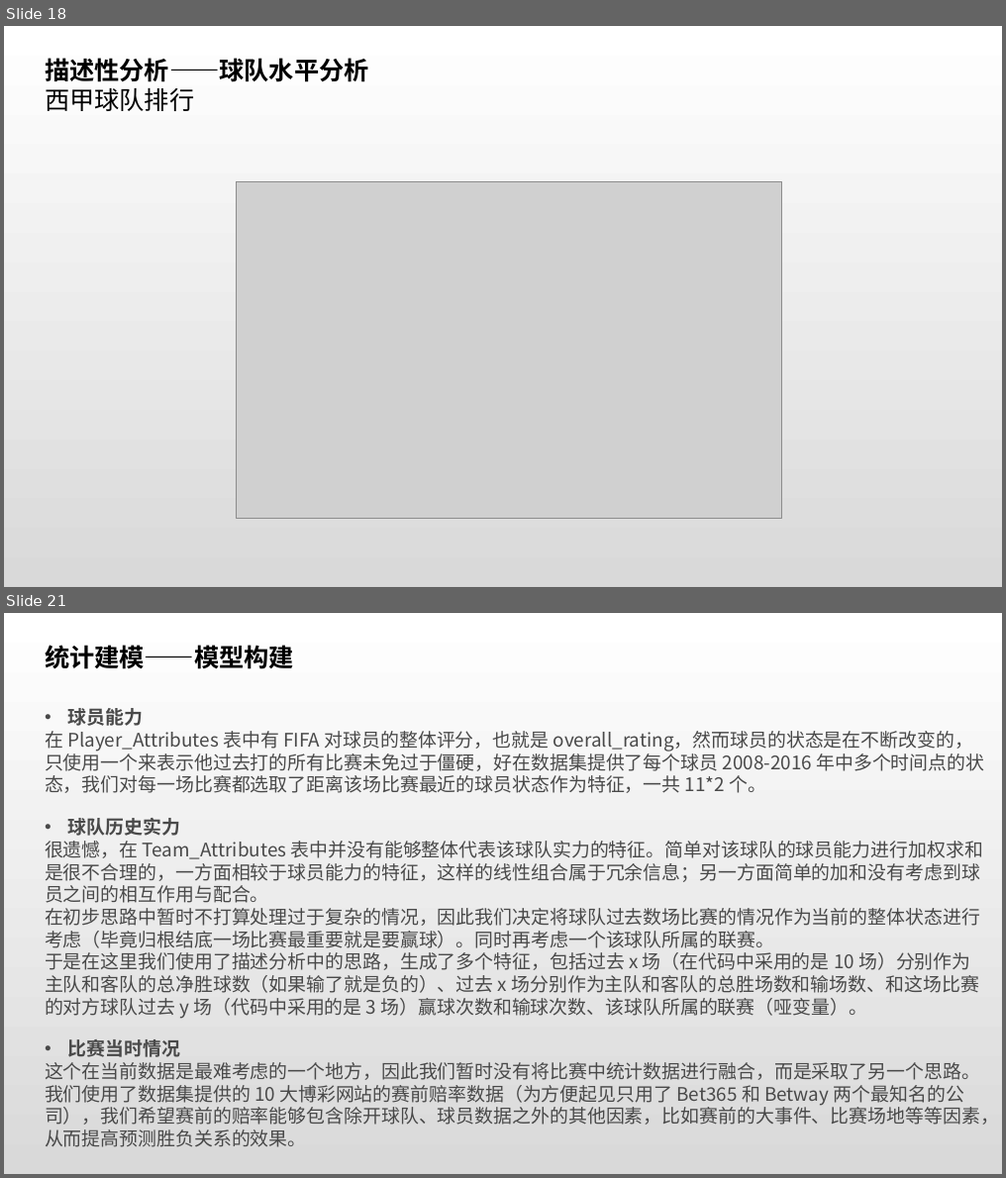
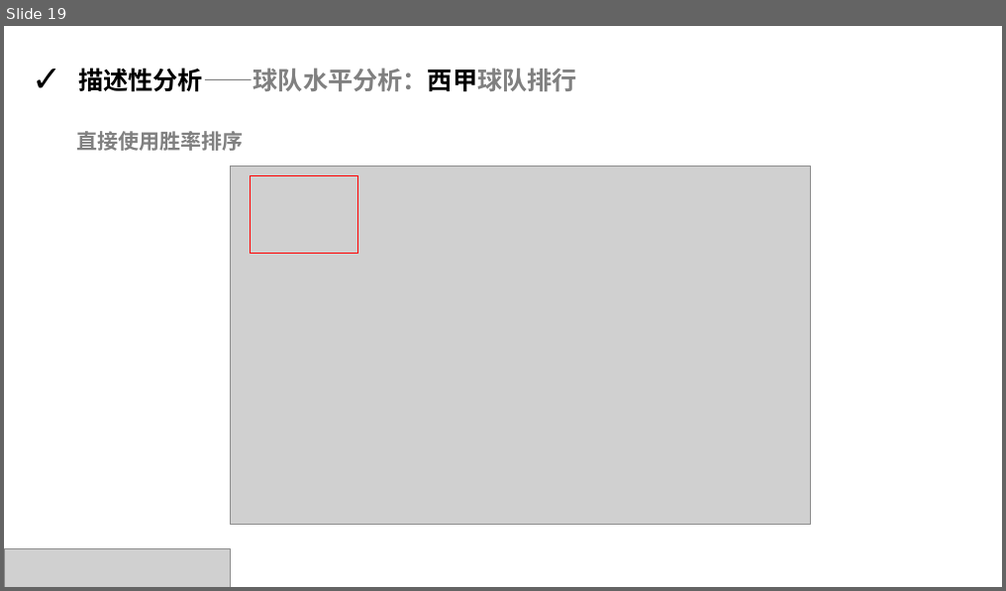
Before and after one commit to rucnyz/soccer, a slide deck: notebooks/欧洲足球展示.pptx. Shown one above the other, each under a label of ours: slides 18 and 21 before the commit, slide 19 after it; the slides between them are not shown. The pictures are 1006x1178 and 1006x591 pixels, drawn with LibreOffice and Linux fonts; fonts in the diff are those of the drawing; grey boxes stand for pictures. Boxes give left, top, right and bottom in pixels: in the first picture for what was removed or moved away, otherwise in the second. Text is boxed around its words. In the diff, an @@ line names an element or a change of style, - is before the commit and + after.

```diff
--- a/notebooks/欧洲足球展示.pptx
+++ b/notebooks/欧洲足球展示.pptx
@@ slide 21 removed at <box>4,613,1002,1174</box>, background gradient #FFFFFF to #D9D9D9 @@
@@ text removed at <box>45,645,294,669</box> @@
-统计建模——模型构建
@@ text removed at <box>45,708,999,1148</box> @@
-• 球员能力
-在 Player_Attributes 表中有 FIFA 对球员的整体评分，也就是 overall_rating，然而球员的状态是在不断改变的，只使用一个来表示他过去打的所有比赛未免过于僵硬，好在数据集提供了每个球员 2008-2016 年中多个时间点的状态，我们对每一场比赛都选取了距离该场比赛最近的球员状态作为特征，一共 11*2 个。
-• 球队历史实力
-很遗憾，在 Team_Attributes 表中并没有能够整体代表该球队实力的特征。简单对该球队的球员能力进行加权求和是很不合理的，一方面相较于球员能力的特征，这样的线性组合属于冗余信息；另一方面简单的加和没有考虑到球员之间的相互作用与配合。
-在初步思路中暂时不打算处理过于复杂的情况，因此我们决定将球队过去数场比赛的情况作为当前的整体状态进行考虑（毕竟归根结底一场比赛最重要就是要赢球）。同时再考虑一个该球队所属的联赛。
-于是在这里我们使用了描述分析中的思路，生成了多个特征，包括过去 x 场（在代码中采用的是 10 场）分别作为主队和客队的总净胜球数（如果输了就是负的）、过去 x 场分别作为主队和客队的总胜场数和输场数、和这场比赛的对方球队过去 y 场（代码中采用的是 3 场）赢球次数和输球次数、该球队所属的联赛（哑变量）。
-• 比赛当时情况
-这个在当前数据是最难考虑的一个地方，因此我们暂时没有将比赛中统计数据进行融合，而是采取了另一个思路。
-我们使用了数据集提供的 10 大博彩网站的赛前赔率数据（为方便起见只用了 Bet365 和 Betway 两个最知名的公司），我们希望赛前的赔率能够包含除开球队、球员数据之外的其他因素，比如赛前的大事件、比赛场地等等因素，从而提高预测胜负关系的效果。
@@ what was slide 18 is now slide 19 @@
@@ slide 19 changed as well @@
@@ background gradient #FFFFFF to #D9D9D9 to #FFFFFF @@
@@ text at <box>78,68,577,92</box>: text changed; font Arial to Noto Sans CJK SC; text colour #000000 to #808080 @@
-描述性分析——球队水平分析
-西甲球队排行
+✓ 描述性分析——球队水平分析：西甲球队排行
@@ text added at <box>76,131,243,151</box>, 20 pt, text #808080, bold @@
+直接使用胜率排序
@@ picture: place and size @@
-picture at <box>236,181,782,519</box>
+picture at <box>230,167,810,525</box>
@@ rectangle added at <box>251,175,357,253</box>, outline #FF0000 1 pt @@
@@ picture added at <box>4,550,230,587</box> @@
```
Also in this commit, not shown: 15 other slides changed, 12 slides added, 10 other slides removed, 3 other files.
